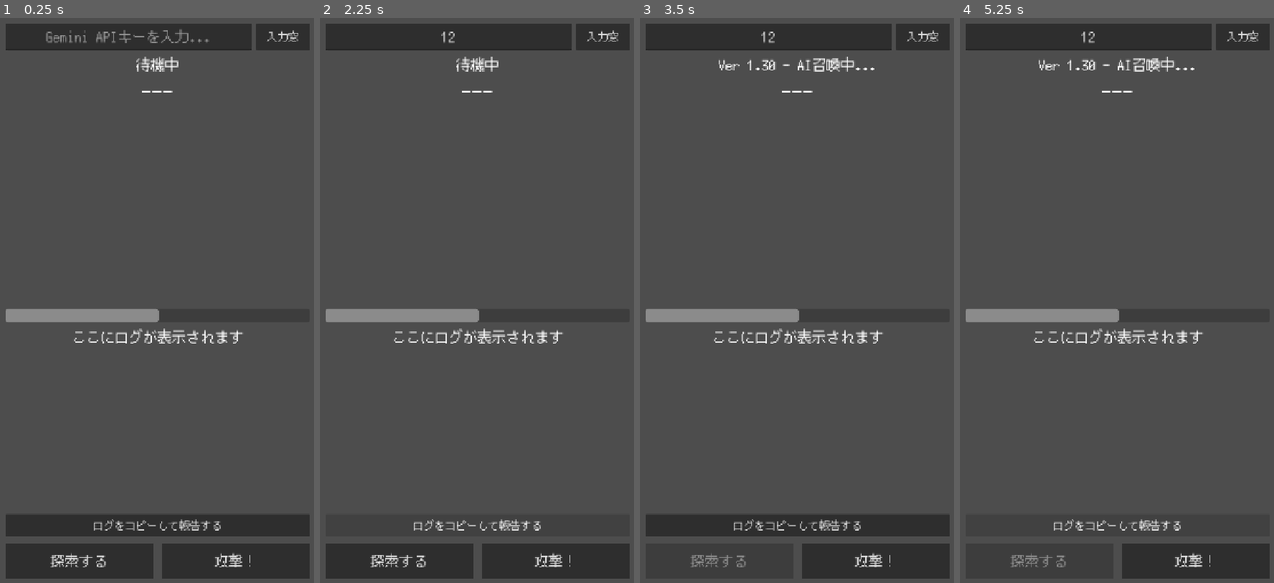
Above: before the commit, frames 1-4 (left to right).
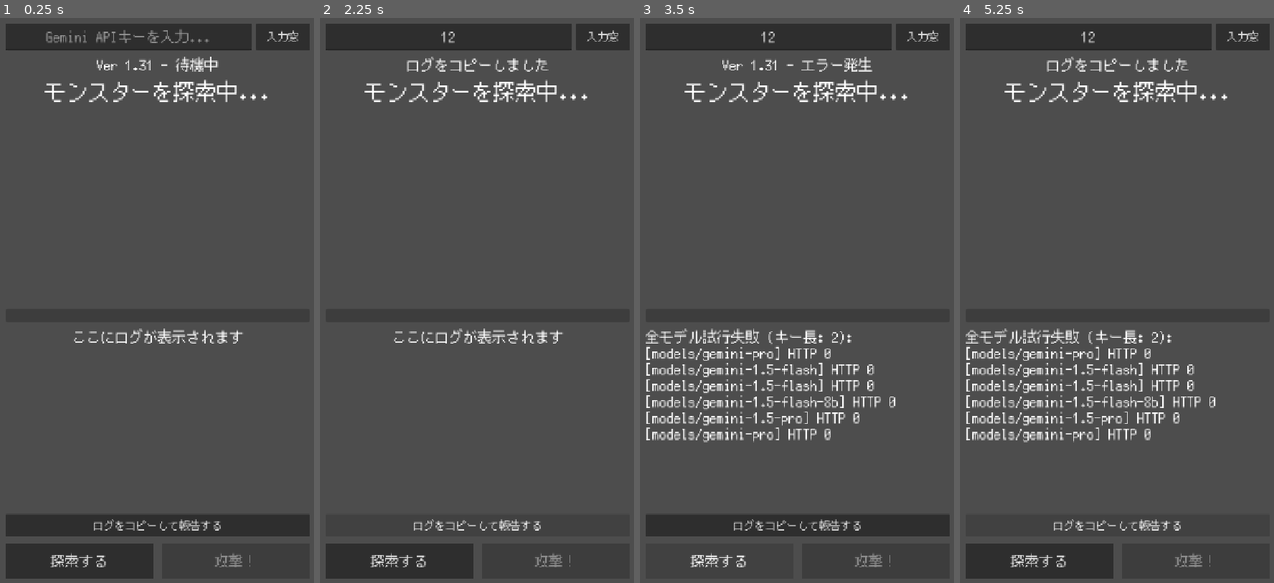
Above: after the commit, the same moments.

Repository: Usobanana/antigravity-aitest001
Game: Godot game, scene res://scenes/main.tscn
The game is run twice, just before and just after one commit, with the same random seed, the same clock (stepped at 60 frames per second) and the same inputs.
Inputs (mouse positions are in pixels of both pictures, inside the frame that each line leads up to):
- Up to frame 1 (0.25 s): no input
- Up to frame 2 (2.25 s): click (448, 34) at 0.52 s; type "12" at 0.6 s; click "入力窓" at 1.25 s; click "ログをコピーして報告する" at 2 s
- Up to frame 3 (3.5 s): click "探索する" at 2.75 s
- Up to frame 4 (5.25 s): click (1195, 560) at 3.5 s, where only the run before the commit has a clickable "攻撃！"; click "入力窓" at 4.25 s; click "ログをコピーして報告する" at 5 s

The runs differ from the first frame. In frame 1, 2.5% of the frame differs, in the area x 1-86%, y 6-98%; in frame 2, 2.5%; in frame 3, 6.8%; in frame 4, 6.8%.
Error before the commit: Parse Error: Identifier "_js_callback_ref" not declared in the current scope. (res://scripts/ai_manager.gd:70)

Commit message:
fix: resolve undefined identifier _js_callback_ref (Ver 1.31)

Diff:
--- a/新しいゲームプロジェクト/scripts/ai_manager.gd
+++ b/新しいゲームプロジェクト/scripts/ai_manager.gd
@@ -14,7 +14,8 @@
 
 # 親(Main)から設定される変数
 var status_label: Label
-var APP_VERSION = "Ver 1.25"
+var APP_VERSION = "Ver 1.31"
+var _js_callback_ref # コールバック参照保持用 (JS 側からの呼び出しに必須)
 
 func generate_monster(api_key: String):
 	if api_key.is_empty():
--- a/新しいゲームプロジェクト/scripts/main.gd
+++ b/新しいゲームプロジェクト/scripts/main.gd
@@ -14,7 +14,7 @@
 @onready var copy_log_button = $UI/CopyLogButton
 @onready var monster_image = $UI/MonsterInfo/MonsterImage
 const SAVE_PATH = "user://settings.cfg"
-const APP_VERSION = "Ver 1.30"
+const APP_VERSION = "Ver 1.31"
 const STYLE_PROMPT = "digital illustration, dark fantasy, epic, highly detailed, cinematic lighting, centered on solid dark background"
 
 var image_http_request: HTTPRequest
